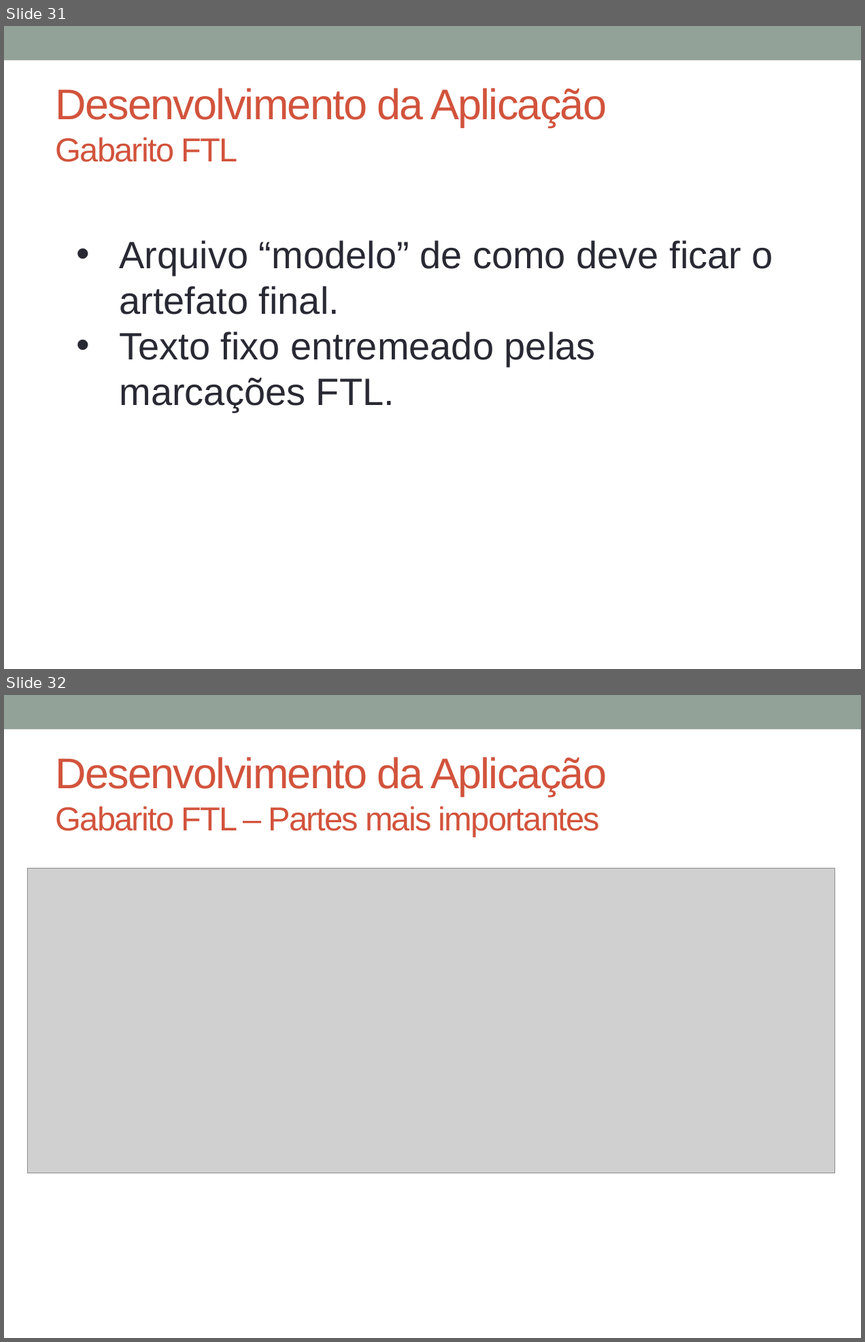
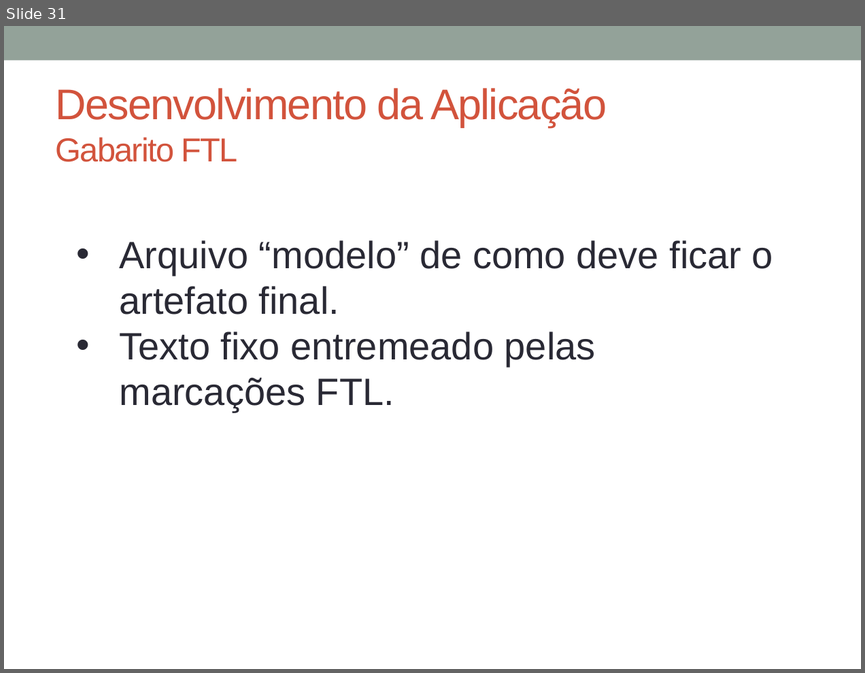
Before and after one commit to glaubergad/tccrepo, a slide deck: mono/Defesa TCC - DashGen - FINAL.pptx. Shown one above the other, each under a label of ours: slides 31 and 32 before the commit, slide 31 after it. The pictures are 865x1342 and 865x673 pixels, drawn with LibreOffice and Linux fonts; fonts in the diff are those of the drawing; grey boxes stand for pictures. Boxes give left, top, right and bottom in pixels: in the first picture for what was removed or moved away, otherwise in the second. Text is boxed around its words. In the diff, an @@ line names an element or a change of style, - is before the commit and + after.

```diff
--- a/mono/Defesa TCC - DashGen - FINAL.pptx
+++ b/mono/Defesa TCC - DashGen - FINAL.pptx
@@ slide 32 removed at bbox=[4, 695, 861, 1338], background #FFFFFF; not listed: 1 template element that a slide beside it also shows @@
@@ title removed at bbox=[56, 757, 606, 836] @@
-Desenvolvimento da Aplicação
-Gabarito FTL – Partes mais importantes
@@ picture removed at bbox=[28, 868, 835, 1173] @@
```
Also in this commit, not shown: 9 slides changed, 3 slides added, 4 other slides removed, 3 other files.
